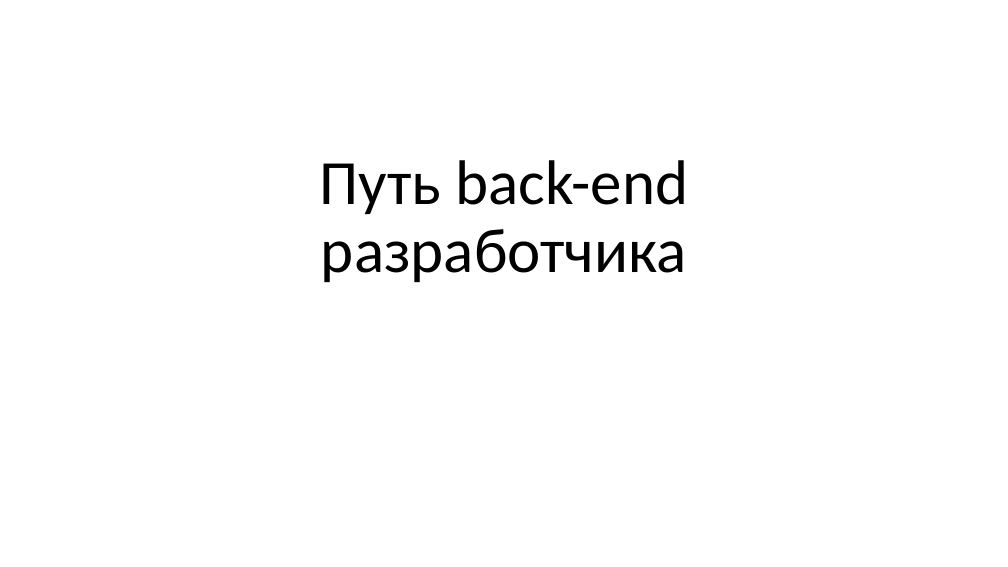
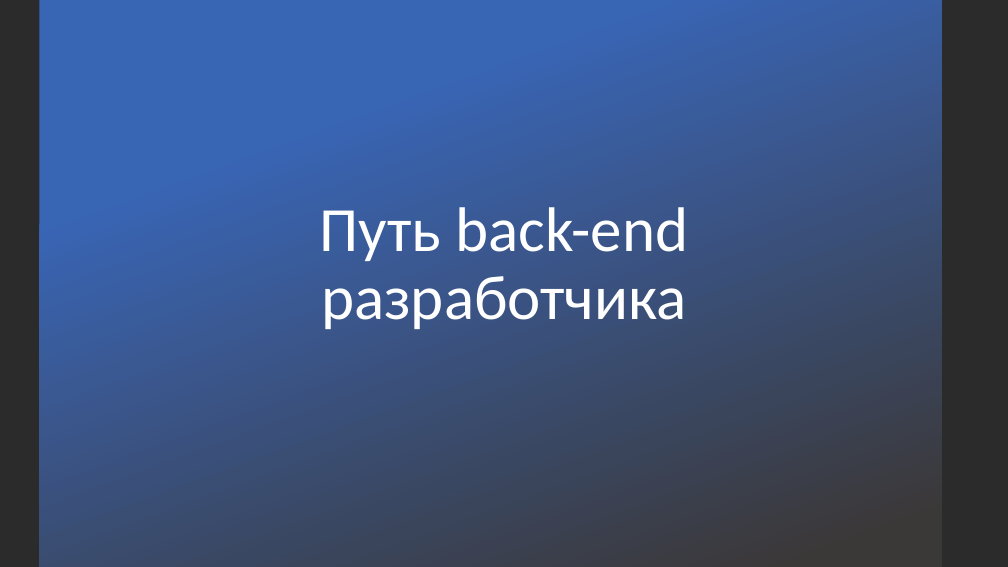
Before and after one commit to kugushev/presentations, a slide deck: slide 1 of Presentation.pptx. Drawn at 1008x567 pixels with LibreOffice and Linux fonts; fonts in the diff are those of the drawing; background and template pictures are left out; a plain dark background stands for a picture behind light text. Boxes give left, top, right and bottom in pixels: in the first picture for what was removed or moved away, otherwise in the second. Text is boxed around its words. In the diff, an @@ line names an element or a change of style, - is before the commit and + after.

```diff
--- a/Presentation.pptx
+++ b/Presentation.pptx
@@ background #FFFFFF to picture (left out) @@
@@ rectangle added at [39, 0, 941, 567], fill gradient #3965B5 to #3B3838 @@
@@ title "Путь back-end разработчика": place and size @@
-title "Путь back-end разработчика" at [320, 160, 688, 282]
+title "Путь back-end разработчика" at [320, 207, 689, 329]
@@ title "Путь back-end разработчика" at [320, 207, 689, 329]: text colour #000000 to #FFFFFF @@
```
Also in this commit, not shown: 9 other slides changed, 1 slide added.
